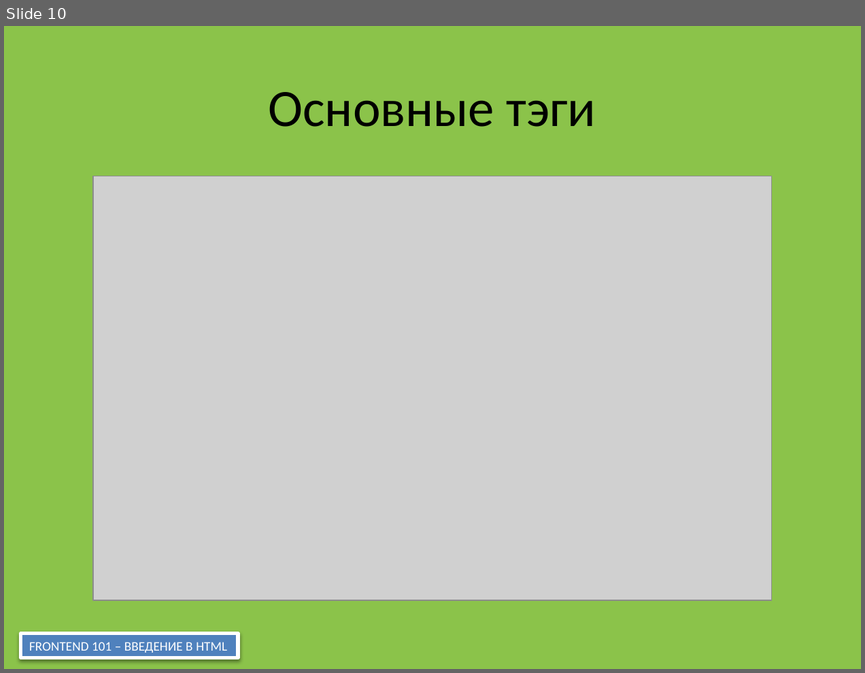
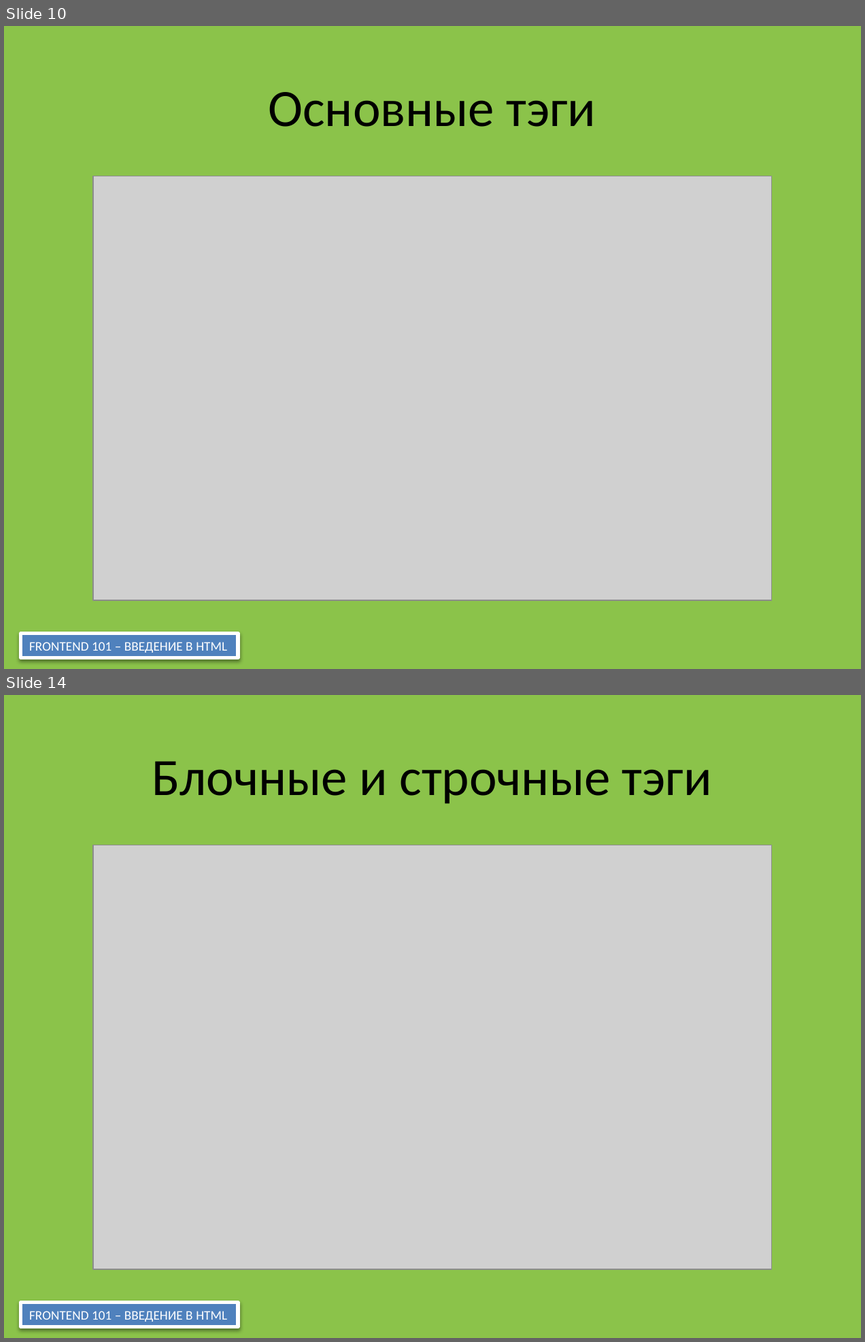
Before and after one commit to fedyashev/course-frontend-group-2, a slide deck: 00-presentation/Frontend 101.pptx. Shown one above the other, each under a label of ours: slide 10 before the commit, slides 10 and 14 after it; the slides between them are not shown. The pictures are 865x673 and 865x1342 pixels, drawn with LibreOffice and Linux fonts; fonts in the diff are those of the drawing; grey boxes stand for pictures. Boxes give left, top, right and bottom in pixels: in the first picture for what was removed or moved away, otherwise in the second. Text is boxed around its words. In the diff, an @@ line names an element or a change of style, - is before the commit and + after.

```diff
--- a/00-presentation/Frontend 101.pptx
+++ b/00-presentation/Frontend 101.pptx
@@ slide 14 added at (x1=4, y1=695, x2=861, y2=1338), background #8BC34A @@
@@ title added at (x1=152, y1=761, x2=712, y2=804), 44 pt, text #000000 @@
+Блочные и строчные тэги
@@ picture added at (x1=93, y1=845, x2=772, y2=1269) @@
@@ rectangle added at (x1=21, y1=1302, x2=238, y2=1327), fill #4F81BD, outline #FFFFFF 3 pt, 11 pt, text #FFFFFF @@
+FRONTEND 101 – ВВЕДЕНИЕ В HTML
```
Also in this commit, not shown: 1 slide changed, 3 other slides added, 5 other files.
